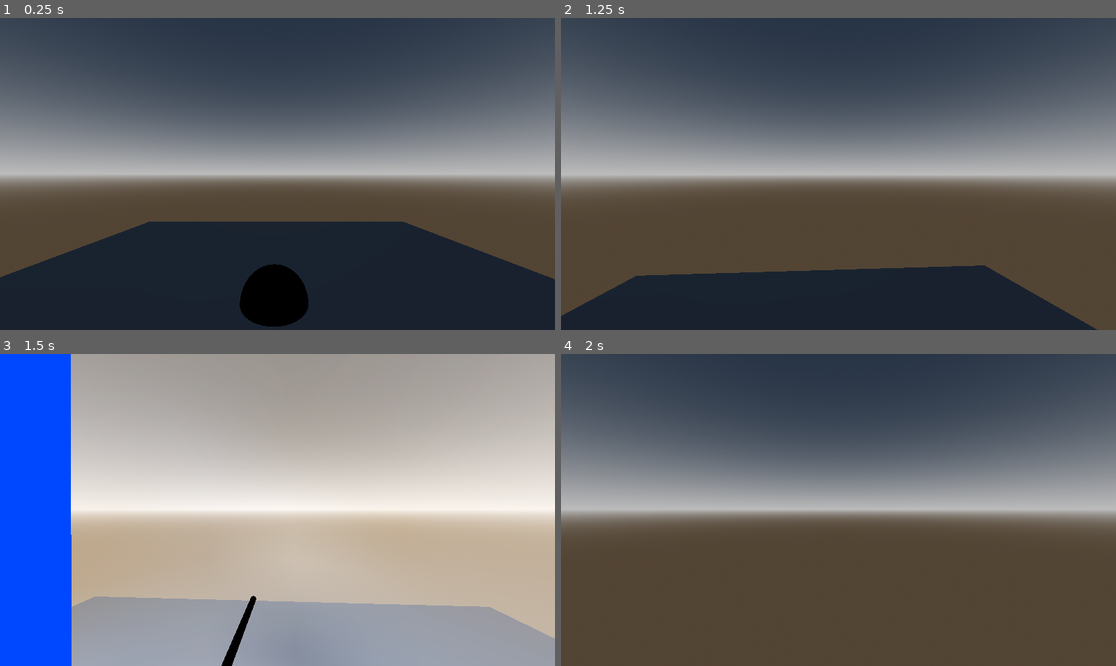
Above: before the commit, frames 1-4 (two rows, left to right).
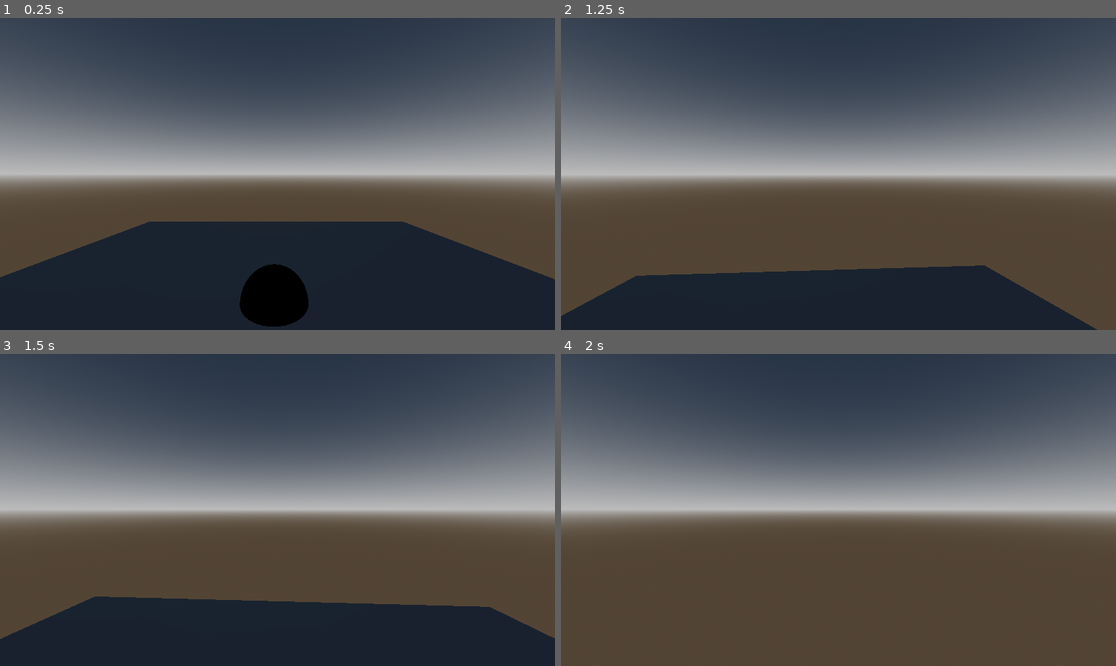
Above: after the commit, the same moments.

Repository: tdejong00/qugame
Game: Godot game, scene res://scenes/levels/main.tscn
The game is run twice, just before and just after one commit, with the same random seed, the same clock (stepped at 60 frames per second) and the same inputs.
Inputs (mouse positions are in pixels of both pictures, inside the frame that each line leads up to):
- Up to frame 1 (0.25 s): no input
- Up to frame 2 (1.25 s): tap Enter at 0.5 s; move the mouse to (866, 174) at 0.52 s; hold W (move_up) from 0.53 s (still down); tap F (interact) at 0.6 s; tap Space (jump) at 0.77 s
- Up to frame 3 (1.5 s): keep holding W (move_up); move the mouse to (249, 510) at 1.27 s; tap F (interact) at 1.35 s
- Up to frame 4 (2 s): keep holding W (move_up); tap Space (jump) at 1.52 s

Frames 1-2 are identical in both runs. In frame 3, 100% of the frame differs, in the area x 0-100%, y 0-100%; in frame 4, nothing differs.

Commit message:
Improve interactable objects using ray casts

Diff:
--- a/scenes/entities/player/player.gd
+++ b/scenes/entities/player/player.gd
@@ -30,14 +30,39 @@
 @onready var player: CharacterBody3D = $"."
 @onready var head: Marker3D = $Marker3D
 @onready var camera: Camera3D = $Marker3D/Camera3D
+@onready var ray_cast: RayCast3D = $Marker3D/Camera3D/RayCast3D
+@onready var ui: UI = $UserInterface
 
 
 func _ready() -> void:
+    # Stop ray cast from hitting player
+    ray_cast.add_exception(self)
     # Capture mouse
     Input.mouse_mode = Input.MOUSE_MODE_CAPTURED
 
 
 func _physics_process(delta: float) -> void:
+    # Determine if looking at interactable object
+    if ray_cast.is_colliding():
+        var collider = ray_cast.get_collider().get_parent()
+        if collider is Interactable:
+            interactable = collider
+            ui.interaction_label.text = collider.interaction_text
+        else:
+            interactable = null
+            ui.interaction_label.text = ""
+    else:
+        interactable = null
+        ui.interaction_label.text = ""
+
+    # Handle interactions
+    if Input.is_action_just_pressed("interact") and interactable != null:
+        interactable.interact()
+
+    # Quit game
+    if Input.is_action_just_pressed("quit"):
+        get_tree().quit()
+
     # Handle _gravity
     if not is_on_floor():
         velocity.y -= gravity * delta
@@ -50,14 +75,6 @@
     var speed = walk_velocity
     if Input.is_action_pressed("sprint"):
         speed = sprint_velocity
-
-    # Handle interactions
-    if Input.is_action_just_pressed("interact") and interactable != null:
-        interactable.interact()
-
-    # Quit game
-    if Input.is_action_just_pressed("quit"):
-        get_tree().quit()
 
     # Get input direction and handle movement/deceleration.
     var input_dir = Input.get_vector("move_left", "move_right", "move_up", "move_down")
--- a/scenes/entities/player/player.tscn
+++ b/scenes/entities/player/player.tscn
@@ -20,4 +20,9 @@
 [node name="Camera3D" type="Camera3D" parent="Marker3D"]
 transform = Transform3D(1.25, 0, 0, 0, 1.25, 0, 0, 0, 1.25, 0, 0, 0)
 
+[node name="RayCast3D" type="RayCast3D" parent="Marker3D/Camera3D"]
+target_position = Vector3(0, 0, -1)
+collision_mask = 7
+collide_with_areas = true
+
 [node name="UserInterface" parent="." instance=ExtResource("2_k1vbs")]
--- a/scenes/objects/interactable.gd
+++ b/scenes/objects/interactable.gd
@@ -1,5 +1,27 @@
 ## Represents an interactable object in the game world.
 class_name Interactable extends Node3D
+
+## interaction_radius of the interactable area.
+@export_range(0.0, 100.0) var interaction_radius: float = 2.0
+## Text which will be displayed while interactable.
+@export var interaction_text: String = "Press [F] to interact."
+
+var area: Area3D
+var collision_shape: CollisionShape3D
+
+
+func _enter_tree() -> void:
+    # Create Area3D node
+    area = Area3D.new()
+    add_child(area)
+
+    # Create spherical CollisionShape3D node with specified radius
+    var shape = SphereShape3D.new()
+    shape.radius = interaction_radius
+    collision_shape = CollisionShape3D.new()
+    collision_shape.shape = shape
+    area.add_child(collision_shape)
+
 
 ## Called when the interactable object is activated.
 func interact() -> void:
--- a/scenes/objects/qubit/qubit.gd
+++ b/scenes/objects/qubit/qubit.gd
@@ -17,24 +17,45 @@
 const ROTATION_SPEED: float = 5.0
 
 ## The amplitude for the |0⟩ state.
-var _alpha: Vector2
+var _alpha: Vector2 = Vector2.RIGHT
 ## The amplitude for the |1⟩ state.
-var _beta: Vector2
+var _beta: Vector2 = Vector2.ZERO
 ## The polar angle that determines the qubit's position on the Bloch sphere.
-var _theta: float
+var _theta: float = 0.0
 ## The azimuthal angle that represents the relative phase between α and β.
-var _phi: float
+var _phi: float = 0.0
 
 @onready var bloch_sphere: Node3D = $BlochSphere
 @onready var bloch_sphere_arrow: Node3D = $BlochSphere/Arrow
-@onready var area: Area3D = $Base/Area3D
 
-## Returns a string representation of the qubit state in Dirac notation.
-func _to_string() -> String:
-    return "|Ψ⟩ = " + str(_alpha) + "|0⟩ " + str(_beta) + "|1⟩"
+
+## Creates qubit instance and initializes it with the specified amplitudes.
+static func create(alpha: Vector2, beta: Vector2) -> Qubit:
+    var instance: Qubit = SCENE.instantiate()
+    instance._alpha = alpha
+    instance._beta = beta
+    return instance
 
 
 func _ready() -> void:
+    # Ensure that |α|² + |β|² = 1.
+    var alpha_norm = sqrt(_alpha.x ** 2 + _alpha.y ** 2)
+    var beta_norm = sqrt(_beta.x ** 2 + _beta.y ** 2)
+    assert(alpha_norm + beta_norm == 1)
+
+    # Set theta angle
+    _theta = 2 * acos(alpha_norm)
+
+    # Set phi angle
+    var alpha_phase = atan2(_alpha.y, _alpha.x)
+    var beta_phase = atan2(_beta.y, _beta.x)
+    _phi = beta_phase - alpha_phase
+
+    # Ensure phi is within range [0, 2π]
+    if _phi < 0:
+        _phi += PI * 2
+
+    # Disable visibility of bloch sphere by default
     bloch_sphere.visible = false
 
 
@@ -46,46 +67,11 @@
         bloch_sphere_arrow.rotation.y = lerp_angle(bloch_sphere_arrow.rotation.y, _phi, ROTATION_SPEED * delta)
 
 
-func _on_area_3d_body_entered(body: Node3D) -> void:
-    if body is Player:
-        body.interactable = self
+## Returns a string representation of the qubit state in Dirac notation.
+func _to_string() -> String:
+    return "|Ψ⟩ = " + str(_alpha) + "|0⟩ " + str(_beta) + "|1⟩"
 
 
-func _on_area_3d_body_exited(body: Node3D) -> void:
-    if body is Player:
-        body.interactable = null
-
-
-## TODO
+## Toggles visibility of bloch sphere when interacted with.
 func interact() -> void:
     bloch_sphere.visible = !bloch_sphere.visible
-
-
-## Creates an instance of the scene and initializes it with the specified amplitudes.
-static func create(alpha: Vector2, beta: Vector2) -> Qubit:
-    var instance: Qubit = SCENE.instantiate()
-    instance._alpha = alpha
-    instance._beta = beta
-    instance.normalize()
-
-    # Set theta angle
-    var alpha_norm = sqrt(instance.alpha.x ** 2 + instance.alpha.y ** 2)
-    instance.theta = 2 * acos(alpha_norm)
-
-    # Set phi angle
-    var alpha_phase = atan2(instance.alpha.y, instance.alpha.x)
-    var beta_phase = atan2(instance.beta.y, instance.beta.x)
-    instance.phi = beta_phase - alpha_phase
-
-    # Ensure phi is within range [0, 2π]
-    if instance.phi < 0:
-        instance.phi += PI * 2
-
-    return instance
-
-
-## Normalizes the qubit state to ensure |α|² + |β|² = 1.
-func normalize() -> void:
-    var norm = sqrt((_alpha.x ** 2 + _alpha.y ** 2) + (_beta.x ** 2 + _beta.y ** 2))
-    _alpha /= norm
-    _beta /= norm
--- a/scenes/objects/qubit/qubit.tscn
+++ b/scenes/objects/qubit/qubit.tscn
@@ -50,9 +50,6 @@
 bottom_radius = 0.01
 height = 0.75
 
-[sub_resource type="SphereShape3D" id="SphereShape3D_4edis"]
-radius = 2.0
-
 [sub_resource type="SphereMesh" id="SphereMesh_y8nnr"]
 material = ExtResource("2_u3hps")
 height = 0.5
@@ -103,11 +100,6 @@
 
 [node name="Base" type="Node3D" parent="."]
 
-[node name="Area3D" type="Area3D" parent="Base" groups=["interactable"]]
-
-[node name="CollisionShape3D" type="CollisionShape3D" parent="Base/Area3D"]
-shape = SubResource("SphereShape3D_4edis")
-
 [node name="StaticBody3D" type="StaticBody3D" parent="Base"]
 collision_layer = 2
 collision_mask = 0
@@ -118,6 +110,3 @@
 
 [node name="CollisionShape3D" type="CollisionShape3D" parent="Base/StaticBody3D"]
 shape = SubResource("SphereShape3D_xauho")
-
-[connection signal="body_entered" from="Base/Area3D" to="." method="_on_area_3d_body_entered"]
-[connection signal="body_exited" from="Base/Area3D" to="." method="_on_area_3d_body_exited"]
Not shown: 1 places in scenes/objects/qubit/qubit.tscn that only renumber resources
